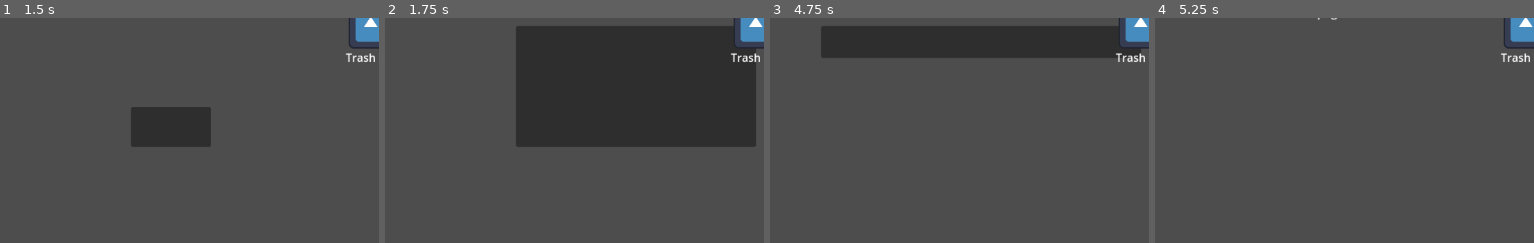
Above: before the commit, frames 1-4 (left to right).
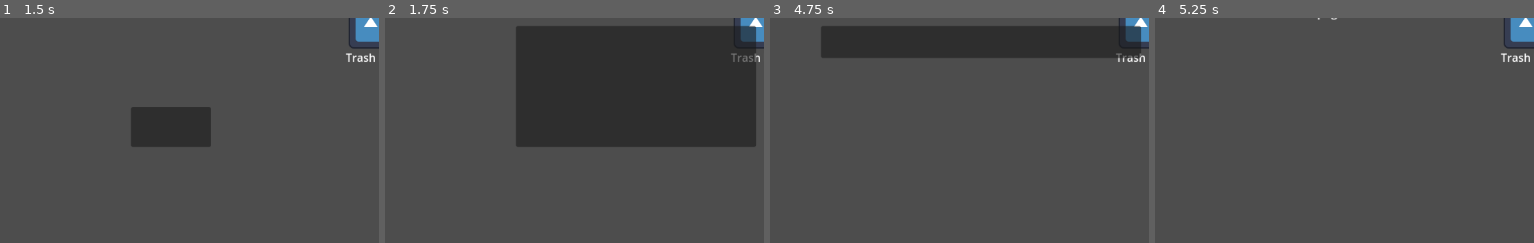
Above: after the commit, the same moments.

Repository: VileOar/ludum-dare-54
Game: Godot game, scene res://scenes/main.tscn
Same seed, same stepped clock (60 frames per second), same inputs: the game is played once before the commit and once after it. The engine's default icon, where the game draws it, is replaced by a stand-in: a white triangle on a blue panel in a dark square.
Inputs (mouse positions are % of the whole screen's width and height, from its top left):
- Up to frame 1 (1.5 s): tap Enter at 0.5 s; drag from (96, 82) to (63, 28) at 0.52 s; tap Space at 1.25 s; drag from (32, 55) to (63, 28) at 1.27 s
- Up to frame 2 (1.75 s): no input
- Up to frame 3 (4.75 s): move the mouse to (63, 28) at 2.02 s; click (63, 28) at 2.17 s; tap Enter at 2.75 s; drag from (47, 70) to (21, 35) at 2.77 s; move the mouse to (84, 65) at 3.52 s; click (84, 65) at 3.67 s; tap Space at 4.25 s; drag from (21, 35) to (63, 28) at 4.27 s
- Up to frame 4 (5.25 s): move the mouse to (58, 50) at 5.02 s; click (58, 50) at 5.17 s
The pictures show only the part of the screen within x 14-64%, y 26-76%; the shares and areas given below are measured in that part.

Frame 1 is identical in both runs. In frame 2, 0.7% of the frame differs, in the area x 91-98%, y 3-20%; in frame 3, 0.6%; in frame 4, nothing differs.

Commit message:
Merge

Diff:
--- a/scenes/mouse_manager.tscn
+++ b/scenes/mouse_manager.tscn
@@ -7,5 +7,6 @@
 
 [node name="Panel" type="Panel" parent="."]
 visible = false
+z_index = 1
 offset_right = 128.0
 offset_bottom = 56.0
--- a/scripts/mouse_manager.gd
+++ b/scripts/mouse_manager.gd
@@ -5,7 +5,7 @@
 var initial_mouse_pos := Vector2.ZERO
 var dragging := false
 
-func _process(delta):
+func _physics_process(delta):
 	var mouse_pos = get_global_mouse_position()
 	final_mouse_pos = mouse_pos
 	var offset = final_mouse_pos - initial_mouse_pos
Not shown: 1 places in scenes/desktop.tscn that only renumber resources
